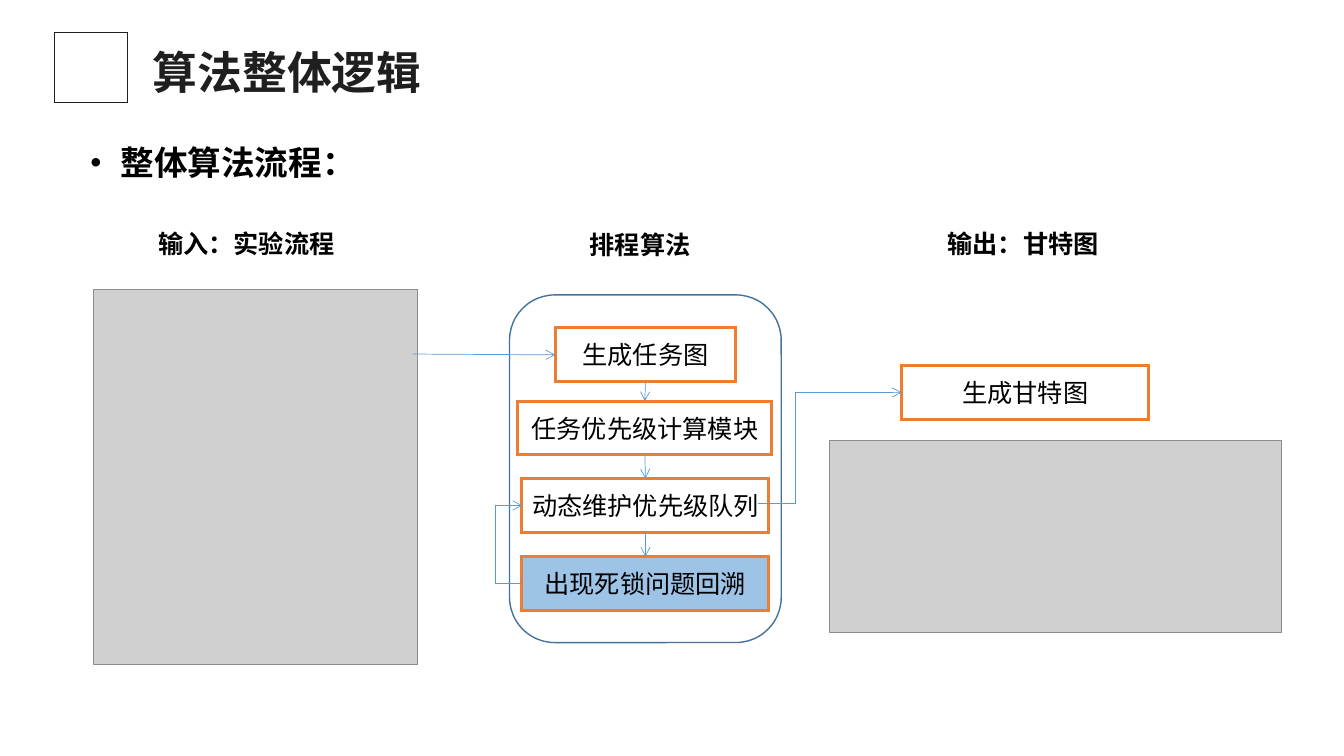
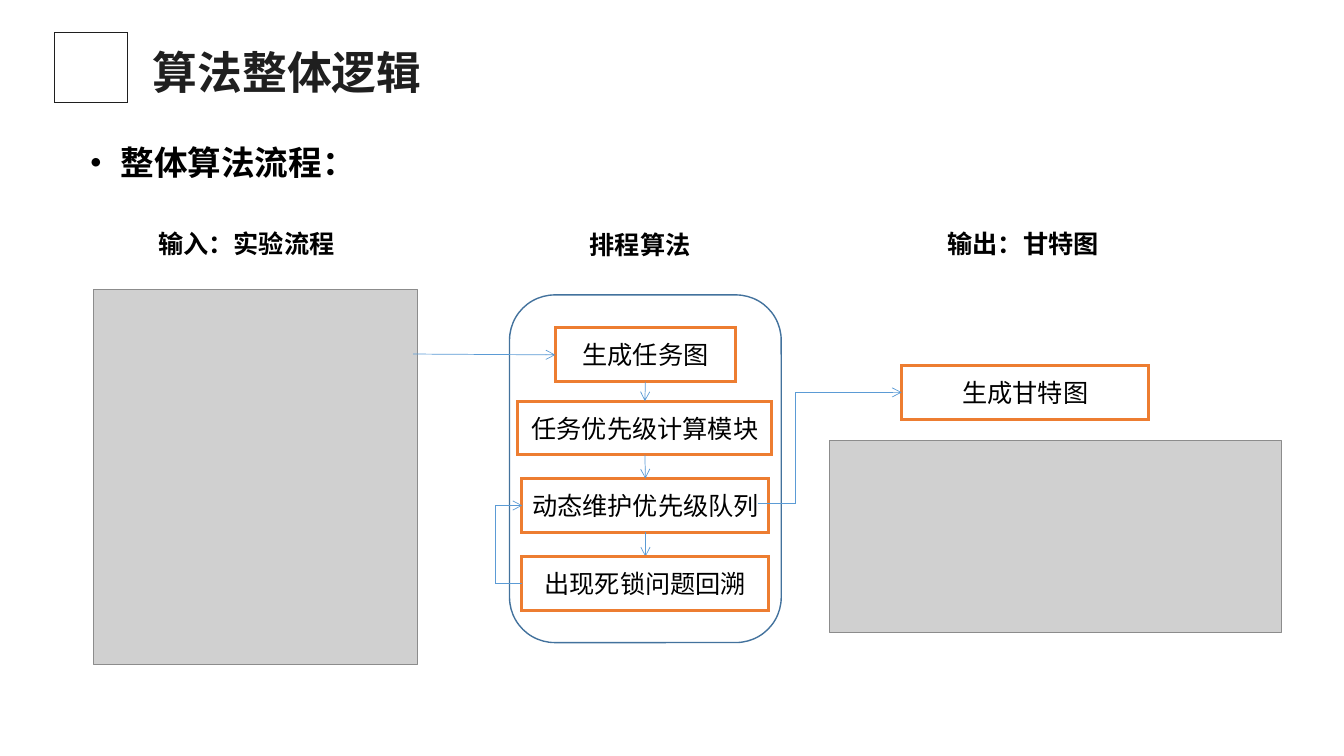
Before and after one commit to zzu20172430507/aps-algo, a slide deck: slide 6 of ppt/自动化实验室调度算法项目介绍.pptx. Drawn at 1344x756 pixels with LibreOffice and Linux fonts; fonts in the diff are those of the drawing; grey boxes stand for pictures. Boxes give left, top, right and bottom in pixels: in the first picture for what was removed or moved away, otherwise in the second. Text is boxed around its words. In the diff, an @@ line names an element or a change of style, - is before the commit and + after.

```diff
--- a/ppt/自动化实验室调度算法项目介绍.pptx
+++ b/ppt/自动化实验室调度算法项目介绍.pptx
@@ rectangle "出现死锁问题回溯" at <box>522,557,769,610</box>: fill #9DC3E6 to #FFFFFF @@
```
Also in this commit, not shown: 20 other files.
